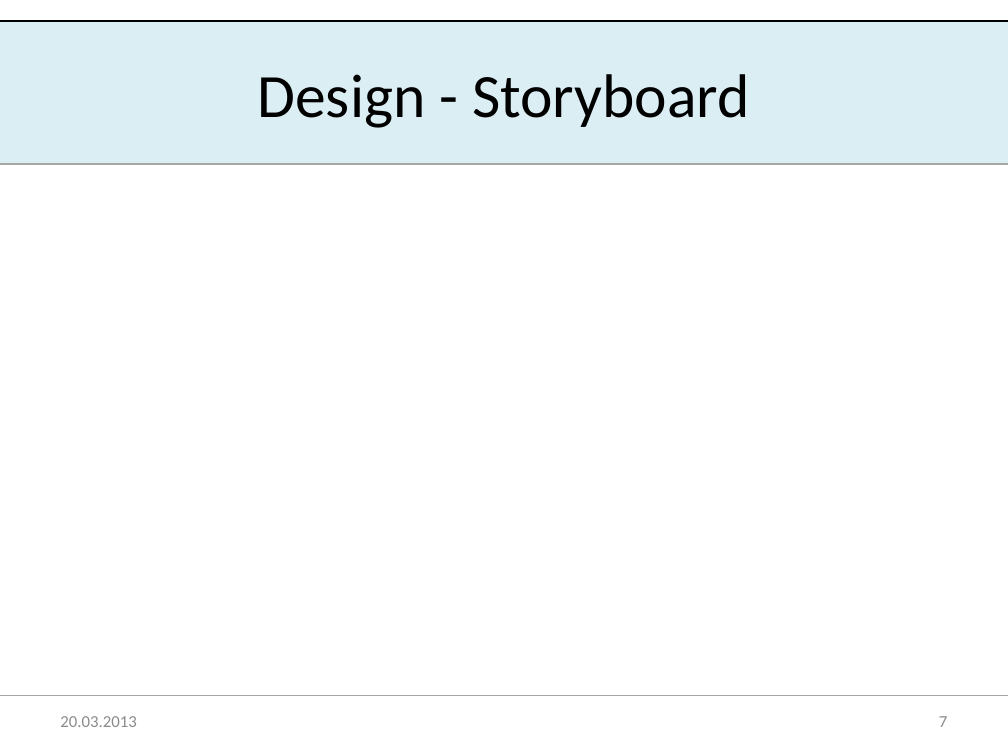
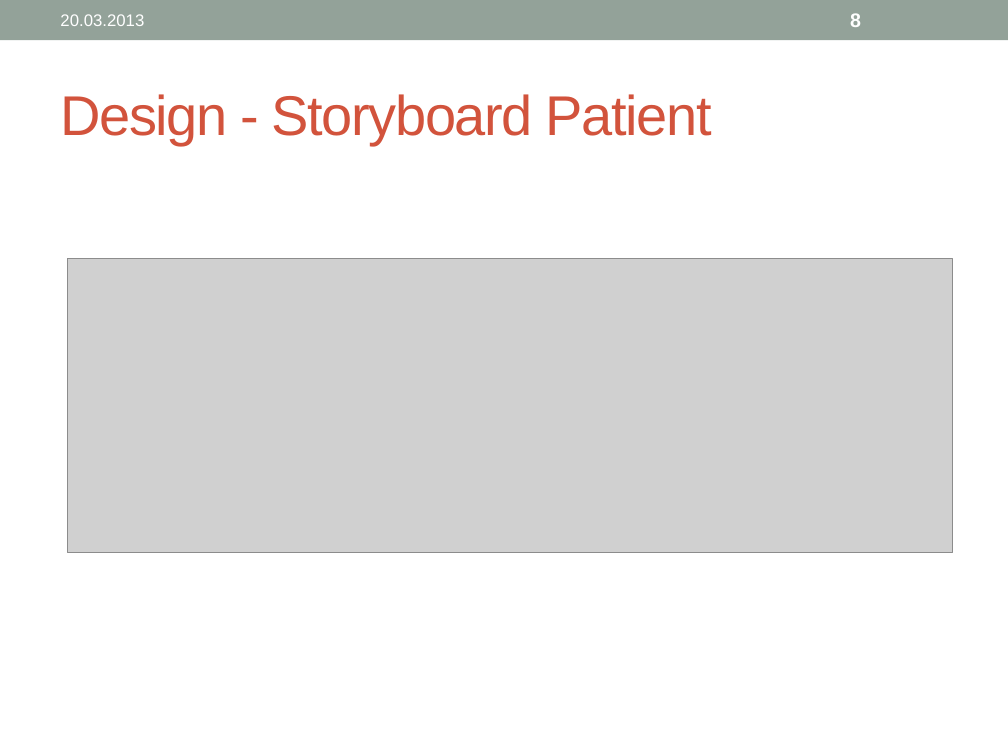
Before and after one commit to boebu/ch.bfh.bti7081.s2013.yellow, a slide deck: slide 8 of ch.bfh.bti7081.s2013.yellow/doc/cs1_task03/task1_3_presentation.pptx (slide 7 before the commit). Drawn at 1008x756 pixels with LibreOffice and Linux fonts; fonts in the diff are those of the drawing; grey boxes stand for pictures. Boxes give left, top, right and bottom in pixels: in the first picture for what was removed or moved away, otherwise in the second. Text is boxed around its words. In the diff, an @@ line names an element or a change of style, - is before the commit and + after.

```diff
--- a/ch.bfh.bti7081.s2013.yellow/doc/cs1_task03/task1_3_presentation.pptx
+++ b/ch.bfh.bti7081.s2013.yellow/doc/cs1_task03/task1_3_presentation.pptx
@@ rectangle: place and size @@
-rectangle at [0,21,1008,164]
+rectangle at [0,0,1008,40]
@@ rectangle at [0,0,1008,40]: fill #DBEEF4 to #93A299 @@
@@ line removed from (0, 21) to (1008, 21) @@
@@ text "20.03.2013": place and size @@
-text "20.03.2013" at [60,716,136,727]
+text "20.03.2013" at [60,14,144,26]
@@ text "20.03.2013" at [60,14,144,26]: font Calibri to Arial, text colour #8C8C8C to #FFFFFF @@
@@ page number added at [850,13,861,27], 14 pt, text #FFFFFF, bold @@
+8
@@ title at [60,94,712,145]: text changed; size 44 to 40 pt; font Calibri to Arial; text colour #000000 to #D2533C @@
-Design - Storyboard
+Design - Storyboard Patient
@@ line removed from (0, 163) to (1008, 163) @@
@@ picture added at [68,259,953,552] @@
@@ line removed from (0, 696) to (1008, 696) @@
@@ page number removed at [939,716,947,727] @@
-7
```
Also in this commit, not shown: 6 other slides changed, 6 slides added, 2 slides removed, 1 other file.
